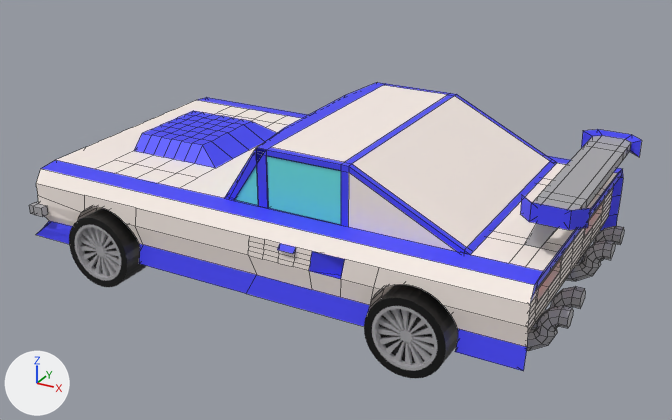
An edit to the Blender file Assets/Models/car.blend, drawn before and after from the same camera.
Rendered twice from a camera (50 mm lens) standing at (6.13, -10.24, 6.0) and looking at (0.59, -0.17, 0.96). The axes (+X, +Y, +Z) are drawn at lower left. The lights are the same throughout. Mesh edges are drawn as thin lines on the coarser meshes.

Objects in the first picture: 'back left tire', 'car', 'front left tire'.
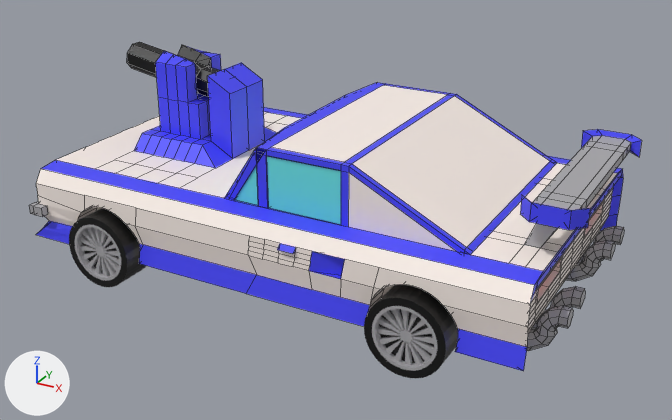
What differs and where, as boxes (x1, y1, x2, y2) in the pictures (672 x 420 px):
'canon', added (blue)
    after: (127, 42, 265, 159)
    faces in mat_basecolor2 (blue #4747ff): (155, 47, 265, 159)
    faces in mat_tire (black #000000): (127, 42, 220, 97)

The change in detail:
Mesh me_cube_001 is new.
It has 143 vertices, 117 faces and spans x -0.95..-0.3, y -0.2..0.2, z 1.0..3.64.
Faces by material slot: [8, 51, 58].
It uses material mat_material (white #e7e7e7).
It uses material mat_tire (black #000000).
It uses material mat_basecolor2 (blue #4747ff).
Object 'canon' (ob_canon) is new; it shows me_cube_001.
Its location is (0.0, 0.0, 1.0).
Its scale is (3.0, 2.0, 0.5).
